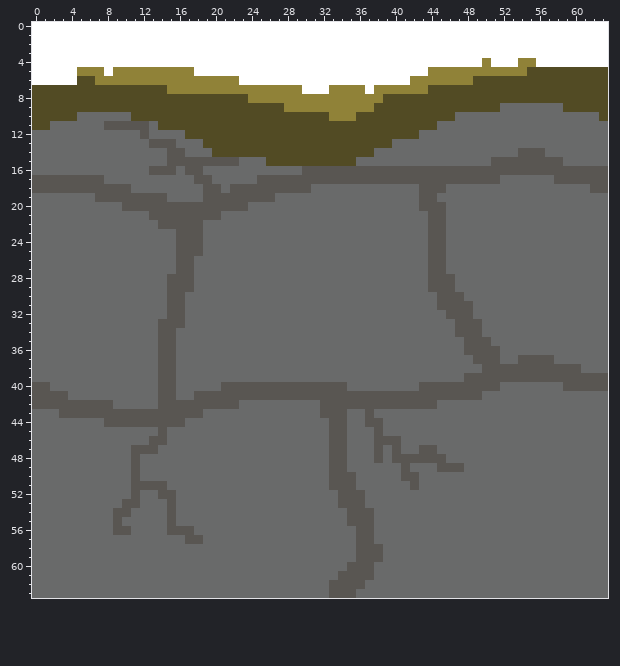
Two versions of one pixel-art file, 1r/Disseny 3D/2D/TileSet/Terra_sostre.ase. Above, as it was before the edit.
64x64 pixels, 1 frame.
Once edited:
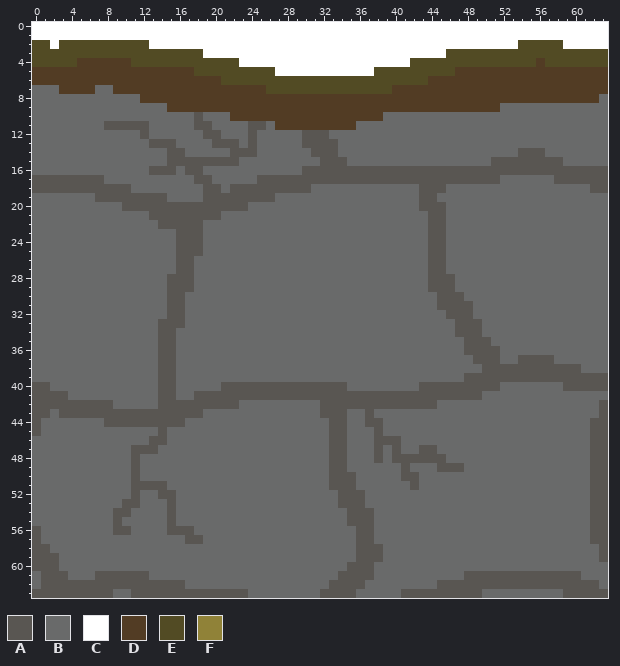
Palette (. is transparent): A #595652  B #696a6a  C #ffffff  D #523c24  E #524b24  F #908238
The edit:
Colour B gives way to colour A in row 42 at x 63; in row 43 at x 0 to 1 and 63; in rows 44 to 45 at x 0 and 62 to 63; in rows 46 to 55 at x 62 to 63; in rows 56 to 57 at x 0 and 62 to 63; in row 58 at x 0 to 1 and 63.
Colour B gives way to colour A in row 59 at x 0 to 2 and 63; in row 60 at x 0 to 2; in row 61 at x 1 to 3, 7 to 12 and 48 to 60; in row 62 at x 1 to 16 and 45 to 62; in row 63 at x 0 to 8, 11 to 23, 32, 41 to 49 and 59 to 63.
Colour E gives way to colour A in row 10 at x 18; in row 11 at x 18 to 19 and 24 to 25; in row 12 at x 19 to 20, 24 and 30 to 32; in row 13 at x 20 to 22, 24 and 30 to 33; in row 14 at x 22 to 24 and 31 to 33; in row 15 at x 32 to 34.
Colour E gives way to colour B in row 7 at x 0 to 2 and 7 to 8; in row 8 at x 0 to 11 and 63; in row 9 at x 0 to 14 and 59 to 63; in row 10 at x 0 to 4, 11 to 17, 19 to 21, 39 to 46 and 63; in row 11 at x 0 to 1, 14 to 17, 20 to 23, 26 and 36 to 44; in row 12 at x 17 to 18, 21 to 23, 25 to 29 and 33 to 42.
Colour E gives way to colour B in row 13 at x 19, 23, 25 to 29 and 34 to 39; in row 14 at x 20 to 21, 25 to 30 and 34 to 37; in row 15 at x 26 to 31 and 35.
Colour C gives way to colour D in row 4 at x 5 to 10 and 56; in row 5 at x 0 to 4 and 8; in row 6 at x 0 to 4.
Colour E gives way to colour D in row 5 at x 55 to 63; in row 6 at x 5 to 6 and 49 to 63; in row 7 at x 3 to 6, 9 to 14 and 44 to 63; in row 8 at x 12 to 23 and 39 to 62; in row 9 at x 15 to 27 and 38 to 51; in row 10 at x 22 to 32 and 36 to 38.
Colour E gives way to colour D in row 11 at x 27 to 35.
Colour F gives way to colour D in row 5 at x 5 to 7, 9 to 17 and 47 to 54; in row 6 at x 7 to 20 and 44 to 48; in row 7 at x 15 to 25 and 40 to 43; in row 8 at x 24 to 38; in row 9 at x 28 to 37; in row 10 at x 33 to 35.
Colour C gives way to colour E in row 2 at x 0 to 1, 3 to 12 and 54 to 58; in row 3 at x 0 to 18 and 46 to 63; in row 4 at x 0 to 4, 11 to 22, 42 to 49, 51 to 53 and 57 to 63; in row 5 at x 18 to 26 and 38 to 43; in row 6 at x 23 to 41; in row 7 at x 30 to 32 and 37.
Colour F gives way to colour E in row 4 at x 50 and 54 to 55; in row 5 at x 44 to 46; in row 6 at x 21 to 22 and 42 to 43; in row 7 at x 26 to 29, 33 to 36 and 38 to 39.
Changed places in both pictures, as pixel boxes (x1, y1, x2, y2):
changed: (32, 40, 608, 166)
changed: (401, 400, 608, 598)
changed: (32, 409, 50, 436)
changed: (32, 526, 248, 598)
changed: (320, 589, 329, 598)
